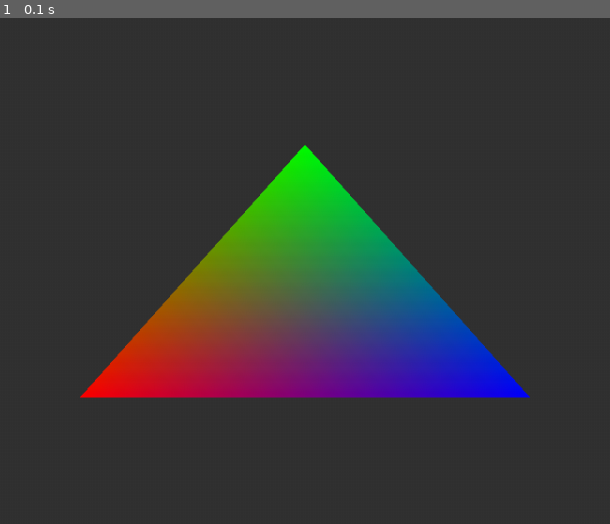
Above: before the commit, frame 1.
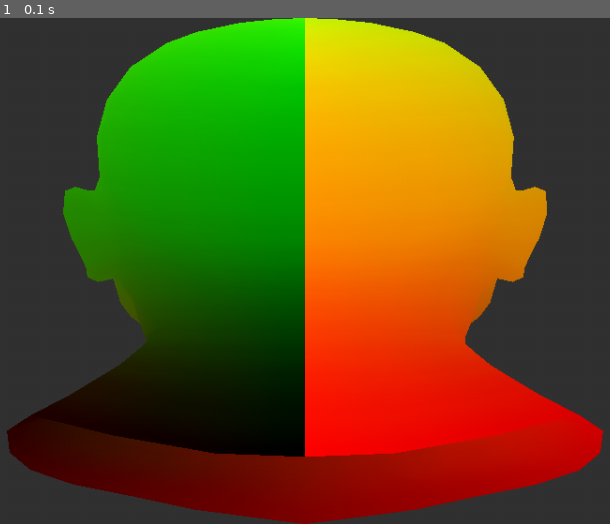
Above: after the commit, the same moment.

Repository: josuemj/Computer-Graphics
Game: pygame game, started from openGL/RendererOpenGL.py
Same seed, same stepped clock (60 frames per second), same inputs: the game is played once before the commit and once after it.
Inputs:
- Up to frame 1 (0.1 s): no input

The runs differ from the first frame. In frame 1, 67% of the frame differs, in the area x 1-99%, y 0-100%.

Commit message:
feat -> introducing 3d models with open gl

Diff:
--- a/openGL/RendererOpenGL.py
+++ b/openGL/RendererOpenGL.py
@@ -3,6 +3,7 @@
 from gl import Renderer
 from buffer import Buffer
 from shaders import *
+from model import Model
 
 width = 960
 height = 540
@@ -15,12 +16,15 @@
 rend = Renderer(screen)
 rend.SetShaders(vertex_shader, fragment_shader)
 #triangle positions         #color
-triangle = [-0.5, -0.5, 0,  1, 0, 0,
-            0, 0.5, 0,      0, 1, 0,
-            0.5, -0.5, 0,   0, 0, 1
-            ]
+# triangle = [-0.5, -0.5, 0,  1, 0, 0,
+#             0, 0.5, 0,      0, 1, 0,
+#             0.5, -0.5, 0,   0, 0, 1
+#             ]
 
-rend.scene.append(Buffer(triangle))
+# rend.scene.append(Buffer(triangle))
+
+faceModel = Model("models/model.obj")
+rend.scene.append(faceModel)
 
 isRunnig = True
 
--- a/openGL/buffer.py
+++ b/openGL/buffer.py
@@ -30,21 +30,32 @@
                               3,        # Size (data size)
                               GL_FLOAT, # Type
                               GL_FALSE, # Is it normalized?
-                              4 * 6,    # Stride in bytes
+                              4 * 8,    # Stride in bytes
                               ctypes.c_void_p(0),   # Offset
                               )
 
         glEnableVertexAttribArray(0)
 
-        #colors attributes
+        #textures attirbutes
         glVertexAttribPointer(1,        # Attribute number (let on 0)
-                              3,        # Size (data size)
+                              2,        # Size (data size)
                               GL_FLOAT, # Type
                               GL_FALSE, # Is it normalized?
-                              4 * 6,    # Stride in bytes
+                              4 * 8,    # Stride in bytes
                               ctypes.c_void_p(4*3),   # Offset
         )
 
         glEnableVertexAttribArray(1)
 
-        glDrawArrays(GL_TRIANGLES, 0, int(len(self.vertBuffer) / 6))
+        #normals attirbutes
+        glVertexAttribPointer(2,        # Attribute number (let on 0)
+                              3,        # Size (data size)
+                              GL_FLOAT, # Type
+                              GL_FALSE, # Is it normalized?
+                              4 * 8,    # Stride in bytes
+                              ctypes.c_void_p(4*5),   # Offset
+        )
+
+        glEnableVertexAttribArray(2)
+
+        glDrawArrays(GL_TRIANGLES, 0, int(len(self.vertBuffer) / 8))
--- /dev/null
+++ b/openGL/model.py
@@ -0,0 +1,54 @@
+from obj import Obj
+from buffer import Buffer
+
+class Model(object):
+    def __init__(self, filename):
+        objFile = Obj(filename)
+
+        self.vertices = objFile.vertices
+        self.texCoords = objFile.texcoords
+        self.normals = objFile.normals
+        self.faces = objFile.faces
+
+        self.buffer = Buffer(self.BuildBuffer())
+
+    def BuildBuffer(self):
+        data = []
+
+        for face in self.faces:
+
+            faceVerts = []
+
+            for i in range(len(face)):
+
+                vert = []
+
+                position = self.vertices[face[i][0] - 1]
+
+                for value in position:
+                    vert.append(value)
+
+
+                vts = self.texCoords[face[i][1] - 1]
+
+                for value in vts:
+                    vert.append(value)
+
+                normals = self.normals[face[i][2] - 1]
+
+                for value in normals:
+                    vert.append(value)
+
+                faceVerts.append(vert)
+
+            for value in faceVerts[0]: data.append(value)
+            for value in faceVerts[1]: data.append(value)
+            for value in faceVerts[2]: data.append(value)
+            if len(faceVerts) == 4:
+                for value in faceVerts[0]: data.append(value)
+                for value in faceVerts[2]: data.append(value)
+                for value in faceVerts[3]: data.append(value)
+        return data
+
+    def Render(self):
+        self.buffer.Render()
--- /dev/null
+++ b/openGL/obj.py
@@ -0,0 +1,47 @@
+
+class Obj(object):
+	def __init__(self, filename):
+		# Asumiendo que el archivo es un formato .obj
+		with open(filename, "r") as file:
+			lines = file.read().splitlines()
+
+		self.vertices = []
+		self.texcoords = []
+		self.normals = []
+		self.faces = []
+
+		for line in lines:
+			# Si la linea no cuenta con un prefijo y un valor,
+			# seguimos a la siguiente la linea
+
+			# Este comando elimina espacios en blanco innecesarios
+			# al final de un texto
+			line = line.rstrip()
+
+			try:
+				prefix, value = line.split(" ", 1)
+			except:
+				continue
+
+			# Dependiendo del prefijo, parseamos y guardamos
+			# la informacion en el contenedor correcto
+
+			if prefix == "v": # Vertices
+				vert = list(map(float,value.split(" ")))
+				self.vertices.append(vert)
+
+			elif prefix == "vt": # Coordenadas de textura
+				vts = list(map(float,value.split(" ")))
+				self.texcoords.append([vts[0],vts[1]])
+
+			elif prefix == "vn": # Normales
+				norm = list(map(float,value.split(" ")))
+				self.normals.append(norm)
+
+			elif prefix == "f": # Caras
+				face = []
+				verts = value.split(" ")
+				for vert in verts:
+					vert = list(map(int, vert.split("/")))
+					face.append(vert)
+				self.faces.append(face)
Not shown, added: openGL/.gitignore
